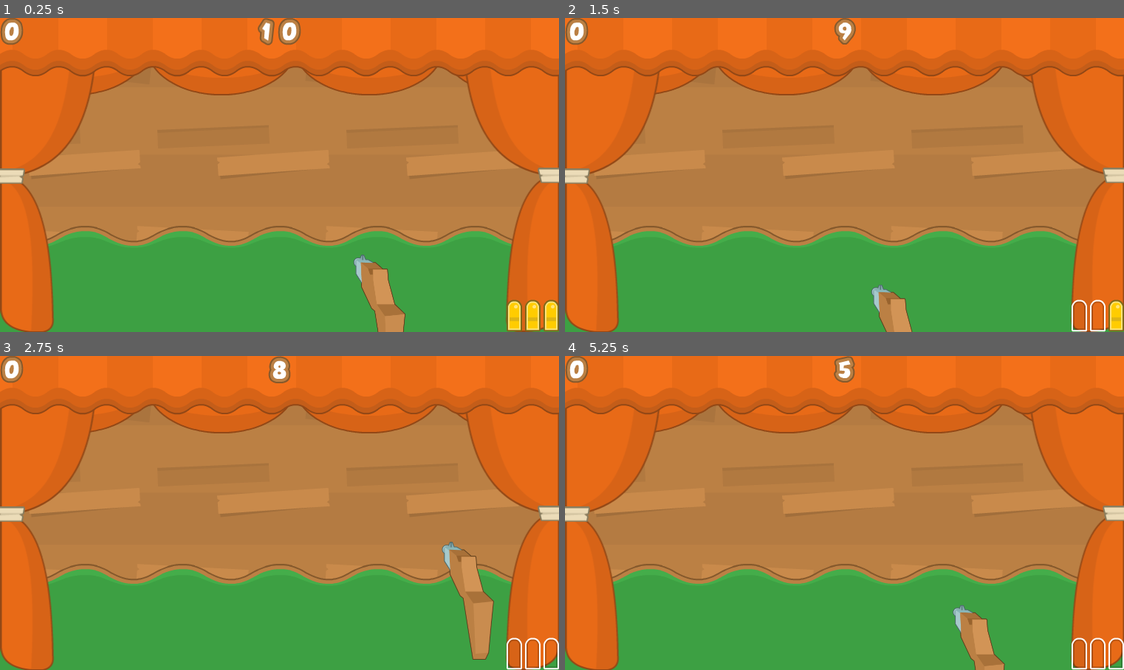
Above: before the commit, frames 1-4 (two rows, left to right).
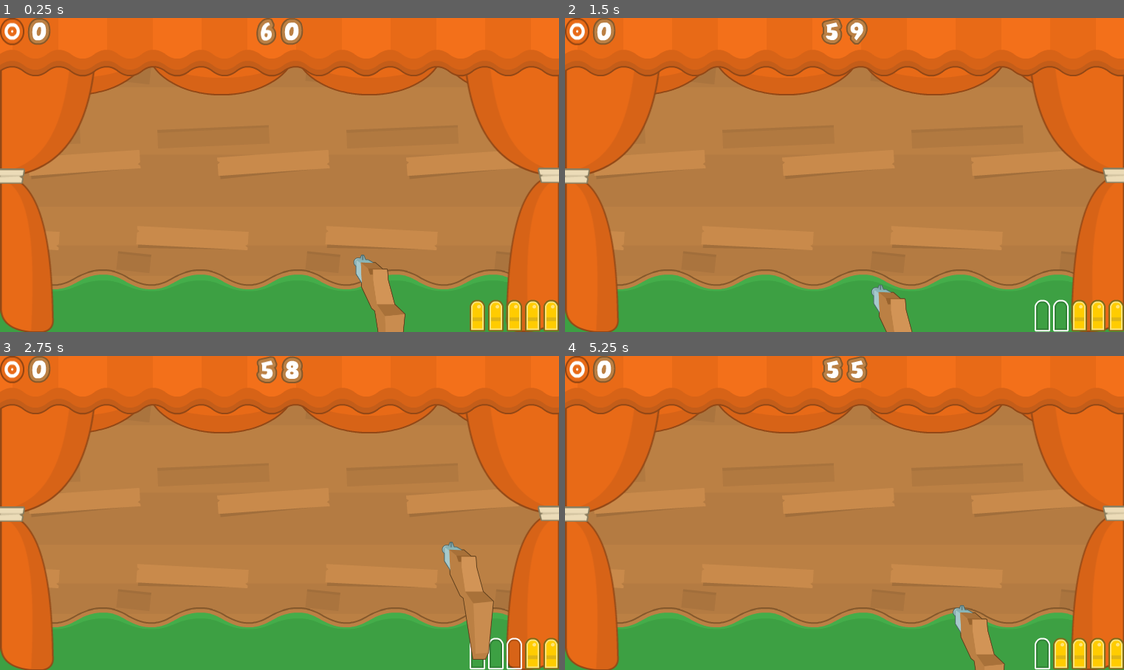
Above: after the commit, the same moments.

Repository: KieranGliver/shooting-gallery
Game: Godot game, scene res://main.tscn
Same seed, same stepped clock (60 frames per second), same inputs: the game is played once before the commit and once after it.
Inputs (mouse positions are in pixels of both pictures, inside the frame that each line leads up to):
- Up to frame 1 (0.25 s): no input
- Up to frame 2 (1.5 s): move the mouse to (967, 159) at 0.52 s; press the mouse at (967, 159) at 0.53 s; move the mouse to (732, 190) at 1.27 s; release the mouse at (732, 190) at 1.28 s; click (732, 190) at 1.35 s
- Up to frame 3 (2.75 s): move the mouse to (335, 443) at 2.02 s; press the mouse at (335, 443) at 2.03 s
- Up to frame 4 (5.25 s): move the mouse to (816, 575) at 2.77 s; release the mouse at (816, 575) at 2.78 s; click (816, 575) at 2.85 s; tap Enter at 3.5 s; move the mouse to (1012, 560) at 3.52 s; press the mouse at (1012, 560) at 3.53 s; move the mouse to (676, 465) at 4.27 s; release the mouse at (676, 465) at 4.28 s; click (676, 465) at 4.35 s; move the mouse to (872, 513) at 5.02 s; press the mouse at (872, 513) at 5.03 s

The runs differ from the first frame. In frame 1, 13% of the frame differs, in the area x 0-92%, y 0-100%; in frame 2, 14%; in frame 3, 13%; in frame 4, 14%, in the area x 0-100%, y 0-100%.

Commit message:
Added sin movement to target

Diff:
--- a/main.tscn
+++ b/main.tscn
@@ -8,13 +8,14 @@
 [ext_resource type="PackedScene" uid="uid://it4glx3thati" path="res://wave_manager.tscn" id="3_dg77c"]
 [ext_resource type="Texture2D" uid="uid://bvx1fgyymb505" path="res://Assets/PNG/Stall/curtain_top.png" id="5_5vw27"]
 [ext_resource type="PackedScene" uid="uid://b8y8ugia3ch8c" path="res://shooter.tscn" id="7_272bh"]
+[ext_resource type="Texture2D" uid="uid://pv48qs4qy05a" path="res://Assets/PNG/HUD/icon_target.png" id="9_dg77c"]
 [ext_resource type="PackedScene" uid="uid://b7kaox1uoee2m" path="res://ammo_display.tscn" id="10_dg77c"]
 [ext_resource type="Script" uid="uid://bddwilr0s1mkx" path="res://number_display.gd" id="12_w48qg"]
 [ext_resource type="PackedScene" uid="uid://bhwbar473k2tk" path="res://text_display.tscn" id="14_w48qg"]
 
 [node name="Main" type="Node2D"]
 script = ExtResource("1_ycdy4")
-round_length = 10
+round_length = 60
 metadata/_edit_lock_ = true
 
 [node name="ParallaxBackground" type="ParallaxBackground" parent="."]
@@ -36,11 +37,14 @@
 metadata/_edit_lock_ = true
 
 [node name="WaveManager" parent="ParallaxBackground" instance=ExtResource("3_dg77c")]
-position = Vector2(817, 282)
+position = Vector2(841, 241)
 wave_interval = 5
+terrain_y_offset = 100.0
+target_distance = 1000.0
+target_speed = 100.0
 target_angle = 180.0
-target_speed = 100.0
-target_distance = 1000.0
+target_amplitude = 200.0
+target_wavelength = 3.0
 
 [node name="CanvasLayer" type="CanvasLayer" parent="."]
 
@@ -81,11 +85,12 @@
 offset_right = 32.0
 offset_bottom = 37.0
 script = ExtResource("12_w48qg")
+icon_image = ExtResource("9_dg77c")
 metadata/_custom_type_script = "uid://bddwilr0s1mkx"
 metadata/_edit_lock_ = true
 
 [node name="AmmoDisplay" parent="CanvasLayer" instance=ExtResource("10_dg77c")]
-max_ammo = 3
+max_ammo = 5
 metadata/_edit_lock_ = true
 
 [node name="TimeDisplay" type="HBoxContainer" parent="CanvasLayer"]
--- a/target.gd
+++ b/target.gd
@@ -5,13 +5,24 @@
 const ShotHole: PackedScene = preload("res://shot_hole.tscn")
 
 @export var velocity: Vector2 = Vector2.ZERO
+@export var amplitude: float = 0.0
+@export var wavelength: float = 0.0
+
+var time_passed: float = 0.0
+var base_y: float = 0.0
 
 @onready var animation_player: AnimationPlayer = $AnimationPlayer
 @onready var hole_container: Node2D = $holes
 
 
 func _physics_process(delta: float) -> void:
-	position = position + velocity * delta
+	time_passed += delta
+	base_y = base_y + velocity.y * delta
+	position.x = position.x + velocity.x * delta
+	if wavelength != 0:
+		position.y = base_y + sin(time_passed * (TAU / wavelength)) * amplitude
+	else:
+		position.y = base_y
 
 
 func _on_bullseye_input_event(_viewport: Node, event: InputEvent, _shape_idx: int) -> void:
--- a/target_manager.gd
+++ b/target_manager.gd
@@ -3,30 +3,34 @@
 
 const TargetPackedScene: PackedScene = preload("res://target.tscn")
 
-@export_subgroup("wave_data")
 @export var wave_interval: int = 0:
 	set(value):
 		wave_interval = value
 		_on_set_wave_interval()
+@export var terrain_y_offset: float = 0.0:
+	set(value):
+		terrain_y_offset = value
+		update_terrain()
 @export_subgroup("target_data")
+@export var target_distance: float = 0.0:
+	set(value):
+		target_distance = value
+		_on_set_target_distance()
+@export_range(0, 1000, 25) var target_speed: float = 0.0:
+	set(value):
+		target_speed = value
+		_on_set_target_speed()
 @export_range(-360.0, 360.0) var target_angle: float = 0.0:
 	set(value):
 		target_angle = value
 		_on_set_target_rotation()
-@export_range(0, 1000, 25) var target_speed: float = 0.0:
-	set(value):
-		target_speed = value
-		_on_set_target_speed()
-@export var target_distance: float = 0.0:
-	set(value):
-		target_distance = value
-		_on_set_target_distance()
+@export_range(-200,200,10) var target_amplitude: float = 0.0
+@export_range(-10,10,1) var target_wavelength: float = 0.0
 
 var target_lifetime: float = 0.0
 
 @onready var terrain: TextureRect = $Terrain
 @onready var internal_timer: Timer = $Timers/Internal
-
 
 func _ready():
 	_on_set_wave_interval()
@@ -34,20 +38,19 @@
 	_on_set_target_speed()
 	_on_set_target_distance()
 
-
 func _internal_timer_timeout():
 	#print("WaveManager: spawn")
 	spawn_target()
-
 
 func spawn_target():
 	var target = TargetPackedScene.instantiate()
 	add_child(target)
 	move_child(target, 0) # Fix rendering behind terrain
 	target.velocity = Vector2.RIGHT.rotated(deg_to_rad(target_angle)) * target_speed
+	target.amplitude = target_amplitude
+	target.wavelength = target_wavelength
 	await get_tree().create_timer(target_lifetime).timeout
 	target.queue_free()
-
 
 func _on_set_wave_interval():
 	if internal_timer != null:
@@ -57,26 +60,21 @@
 			internal_timer.start()
 		print("Set Wave interval: ", wave_interval)
 
-
 func _on_set_target_rotation():
 	update_terrain()
-
 
 func _on_set_target_speed():
 	calculate_target_lifetime()
 
-
 func _on_set_target_distance():
 	calculate_target_lifetime()
 	update_terrain()
-
 
 func calculate_target_lifetime():
 	if target_speed > 0:
 		target_lifetime = target_distance / target_speed
 	else:
 		target_lifetime = 0.0
-
 
 func update_terrain():
 	if not terrain:
@@ -90,9 +88,11 @@
 	# Determine if the terrain should be flipped (angle between 90°-270°)
 	var is_backwards = target_angle > 90 and target_angle < 270
 
+	var y_offset_vector = Vector2.UP.rotated(angle_rad) * terrain_y_offset
+
 	if is_backwards:
-		terrain.position = direction * target_distance
+		terrain.position = direction * target_distance + y_offset_vector
 		terrain.rotation_degrees = target_angle - 180
 	else:
-		terrain.position = Vector2.ZERO
+		terrain.position = Vector2.ZERO + y_offset_vector
 		terrain.rotation_degrees = target_angle
Not shown: 1 places in main.tscn that only renumber resources
